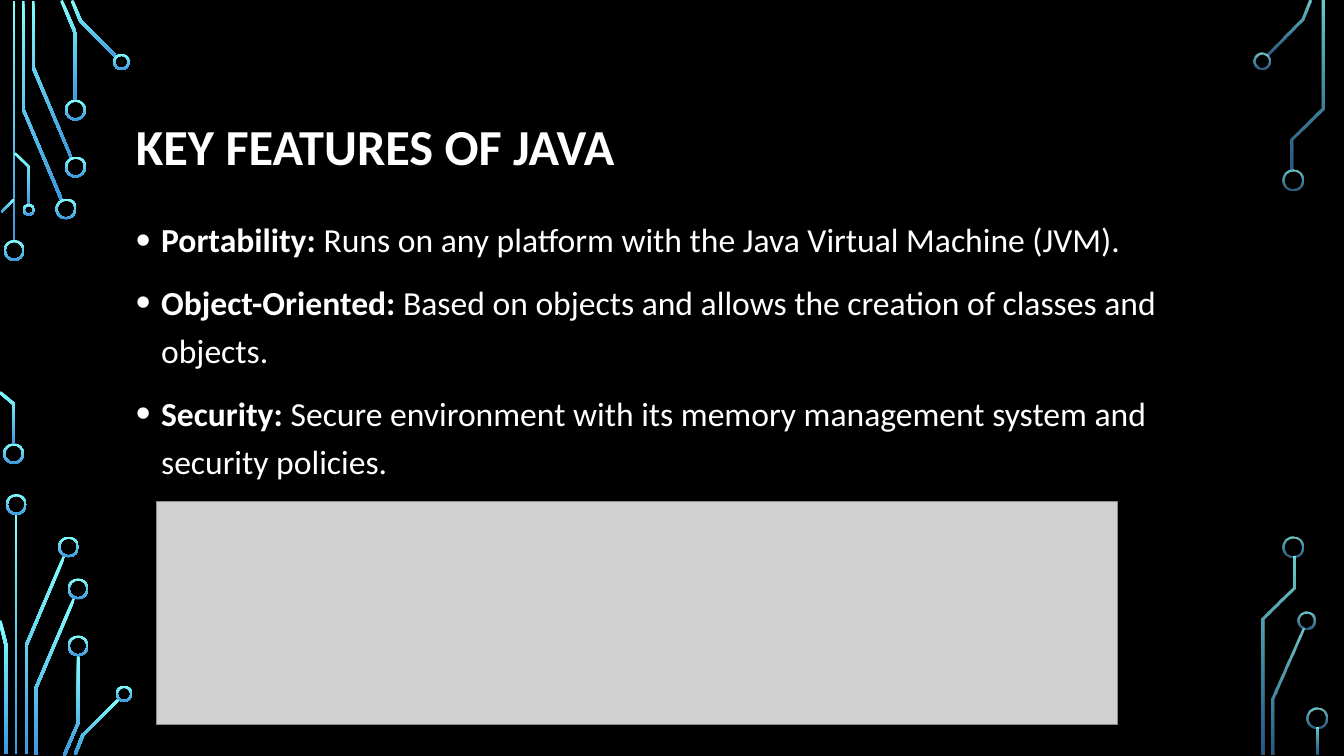
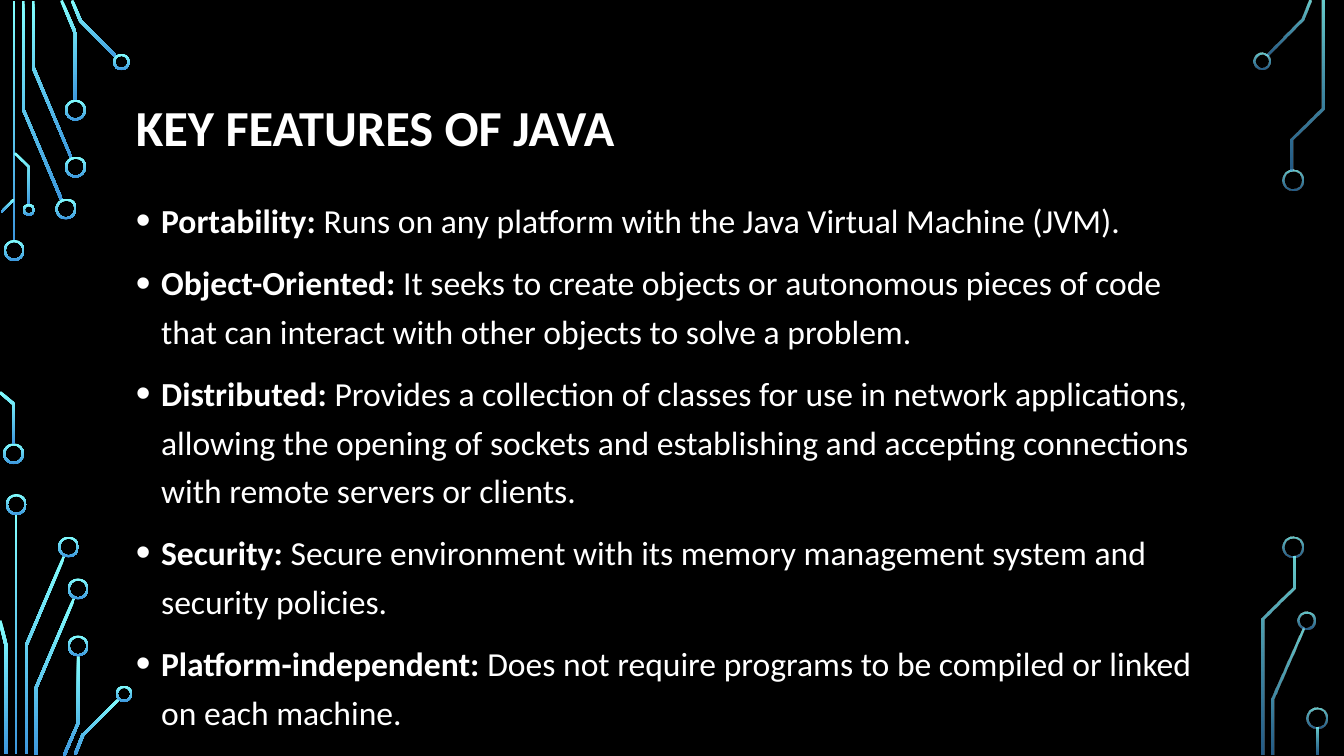
Before and after one commit to Xukialb/AE-4.-Programming-Languages, a slide deck: slide 3 of Java_English - Alberto.pptx. Drawn at 1344x756 pixels with LibreOffice and Linux fonts; fonts in the diff are those of the drawing; grey boxes stand for pictures; background and template pictures are left out. Boxes give left, top, right and bottom in pixels: in the first picture for what was removed or moved away, otherwise in the second. Text is boxed around its words. In the diff, an @@ line names an element or a change of style, - is before the commit and + after.

Commit message:
características java

```diff
--- a/Java_English - Alberto.pptx
+++ b/Java_English - Alberto.pptx
@@ title "KEY FEATURES OF JAVA": place and size @@
-title "KEY FEATURES OF JAVA" at bbox=[136, 132, 614, 166]
+title "KEY FEATURES OF JAVA" at bbox=[136, 113, 614, 147]
@@ text "Portability: Runs on any platform ...": place and size @@
-text "Portability: Runs on any platform ..." at bbox=[161, 227, 1155, 480]
+text "Portability: Runs on any platform ..." at bbox=[161, 208, 1191, 726]
@@ text at bbox=[161, 271, 1188, 504]: text changed @@
-• Object-Oriented: Based on objects and allows the creation of classes and objects.
+• Object-Oriented: It seeks to create objects or autonomous pieces of code that can interact with other objects to solve a problem.
+• Distributed: Provides a collection of classes for use in network applications, allowing the opening of sockets and establishing and accepting connections with remote servers or clients.
@@ picture removed at bbox=[156, 502, 1118, 725] @@
@@ text at bbox=[161, 652, 1191, 726]: paragraph added @@
+• Platform-independent: Does not require programs to be compiled or linked on each machine.
```
